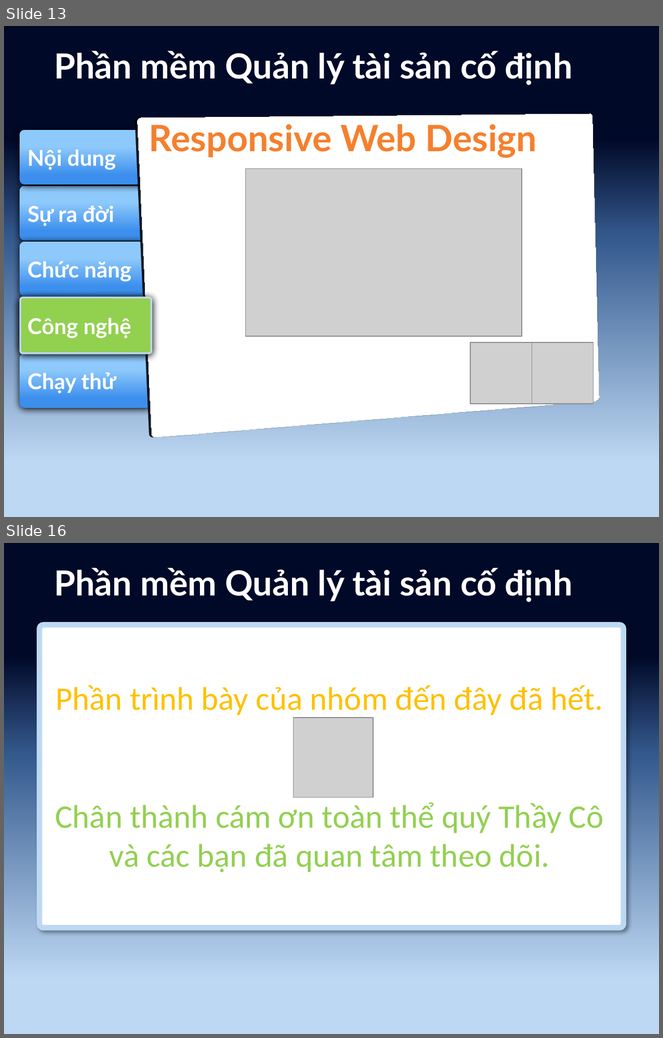
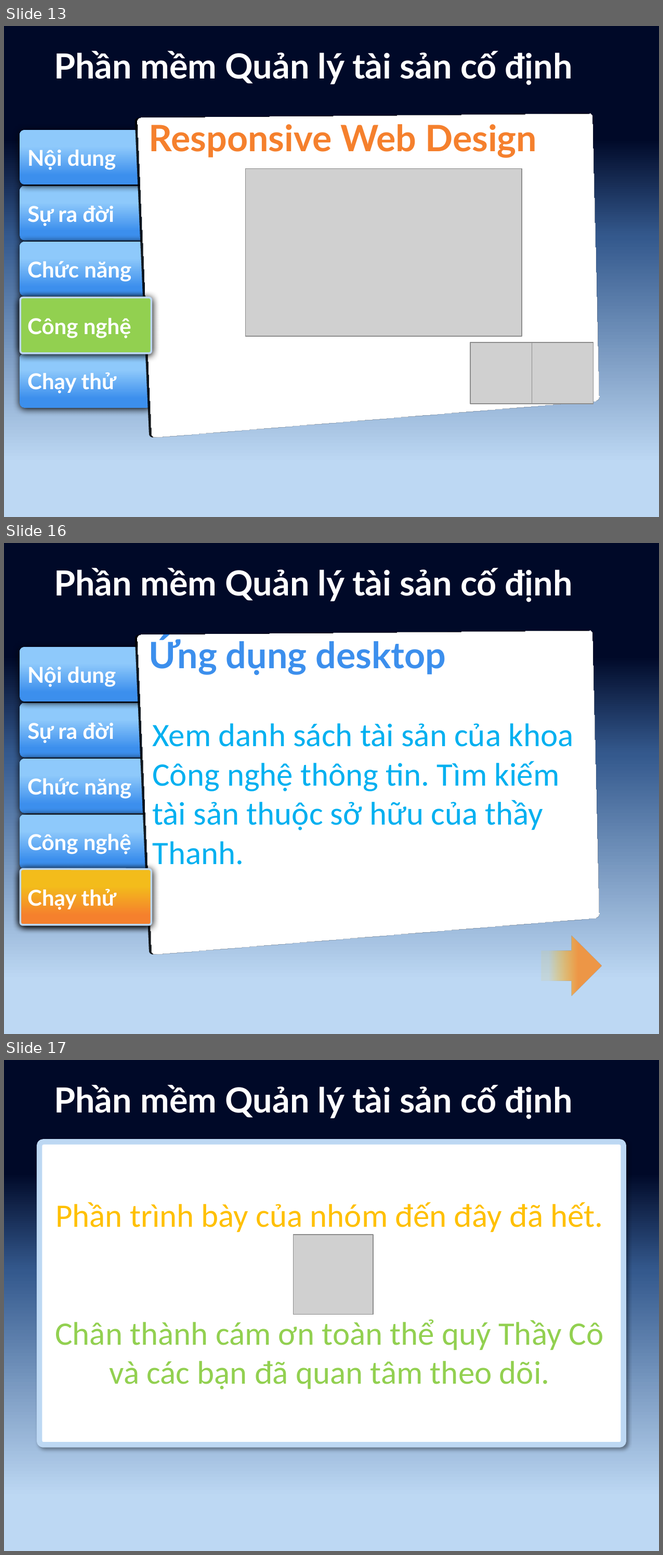
Before and after one commit to tuanhud/QuanLyTaiSan, a slide deck: _BaoCao/Báo cáo Tài sản cố định/Thuyết trình.pptx. Shown one above the other, each under a label of ours: slides 13 and 16 before the commit, slides 13, 16 and 17 after it; the slides between them are not shown. The pictures are 663x1038 and 663x1555 pixels, drawn with LibreOffice and Linux fonts; fonts in the diff are those of the drawing; grey boxes stand for pictures. Boxes give left, top, right and bottom in pixels: in the first picture for what was removed or moved away, otherwise in the second. Text is boxed around its words. In the diff, an @@ line names an element or a change of style, - is before the commit and + after.

```diff
--- a/_BaoCao/Báo cáo Tài sản cố định/Thuyết trình.pptx
+++ b/_BaoCao/Báo cáo Tài sản cố định/Thuyết trình.pptx
@@ slide 16 added at (4, 543, 659, 1034), background #FFFFFF @@
@@ rectangle added at (4, 543, 659, 1034), fill gradient #000928 to #34598D to #BDD8F3 @@
@@ text added at (54, 568, 573, 602), 38 pt, text #FFFFFF, bold @@
+Phần mềm Quản lý tài sản cố định
@@ rounded rectangle added at (152, 633, 616, 936), fill #FFFFFF, outline #BDD8F3 6 pt @@
@@ rounded rectangle added at (20, 647, 152, 702), fill gradient #3C8FED to #8EC9FB, 24 pt, text #FFFFFF, bold @@
+Nội dung
@@ text added at (149, 637, 446, 675), 40 pt, text #3C8FED, bold @@
+Ứng dụng desktop
@@ rounded rectangle added at (20, 703, 146, 757), fill gradient #3C8FED to #8EC9FB, 24 pt, text #FFFFFF, bold @@
+Sự ra đời
@@ text added at (152, 723, 573, 872), 36 pt, text #00B0F0 @@
+Xem danh sách tài sản của khoa Công nghệ thông tin. Tìm kiếm tài sản thuộc sở hữu của thầy Thanh.
@@ rounded rectangle added at (20, 759, 152, 813), fill gradient #3C8FED to #8EC9FB, 24 pt, text #FFFFFF, bold @@
+Chức năng
@@ rounded rectangle added at (20, 815, 152, 869), fill gradient #3C8FED to #8EC9FB, 24 pt, text #FFFFFF, bold @@
+Công nghệ
@@ rounded rectangle added at (21, 869, 152, 925), fill gradient #F5802D to #F3BC1B, outline #BDD8F3 2 pt, 24 pt, text #FFFFFF, bold @@
+Chạy thử
@@ rounded rectangle added at (20, 871, 152, 925), fill gradient #3C8FED to #8EC9FB, 24 pt, text #FFFFFF, bold @@
+Chạy thử
@@ right arrow added at (541, 936, 601, 996), fill gradient #EF9747 to #FFC000 @@
@@ what was slide 16 is now slide 17 @@
```
Also in this commit, not shown: 12 slides changed, 2 other files.
